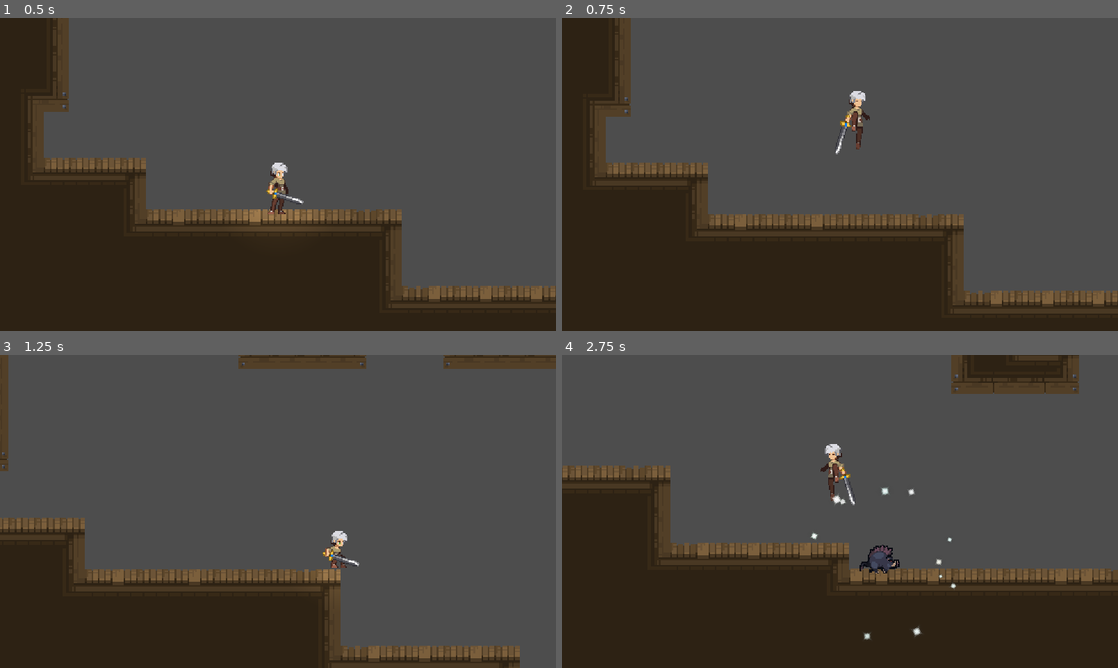
Above: before the commit, frames 1-4 (two rows, left to right).
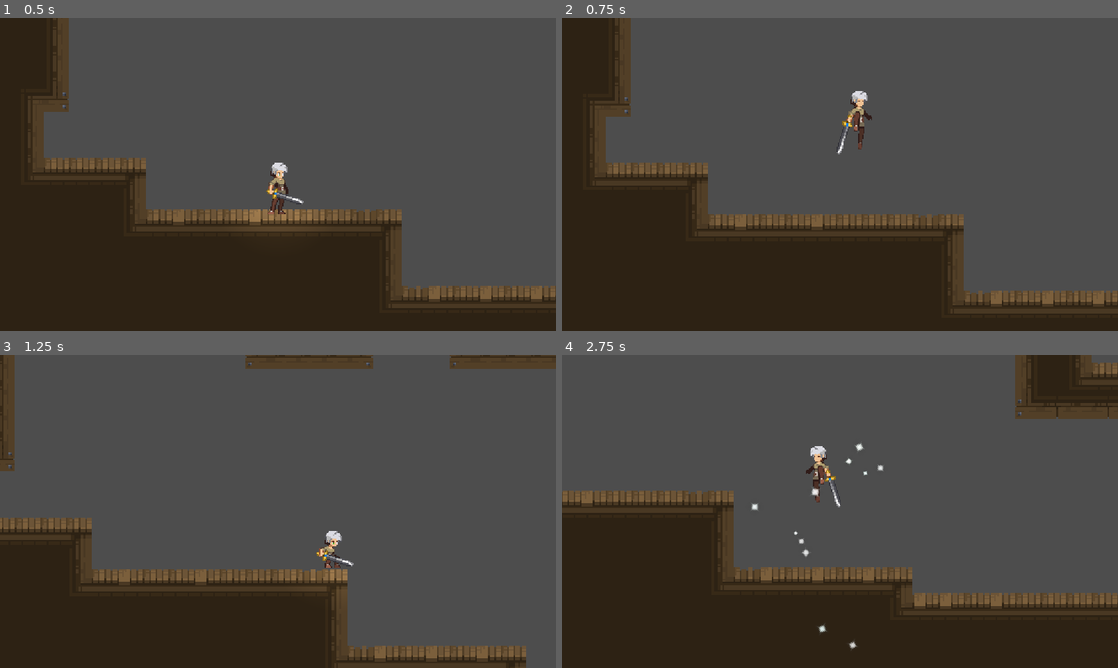
Above: after the commit, the same moments.

Repository: 2003-xawx2/2024
Game: Godot game, scene res://world/main_world.tscn
Two runs of this game, one before a commit and one after it. Both use one fixed random seed, a clock stepped at 60 frames per second and the inputs below.
Inputs (mouse positions are in pixels of both pictures, inside the frame that each line leads up to):
- Up to frame 1 (0.5 s): no input
- Up to frame 2 (0.75 s): tap Enter (ui_accept) at 0.5 s; move the mouse to (962, 158) at 0.52 s; press the mouse at (962, 158) at 0.53 s; hold D (right) from 0.53 s (still down)
- Up to frame 3 (1.25 s): keep holding D (right); tap Enter (ui_accept) at 0.77, 0.8, 1.07 s
- Up to frame 4 (2.75 s): move the mouse to (728, 527) at 1.27 s; release the mouse at (728, 527) at 1.28 s; tap Enter (ui_accept) at 1.35, 1.52, 1.82, 2.3 s; click (728, 527) at 1.55 s; move the mouse to (895, 442) at 2.02 s; release D (right) at 2.03 s; press the mouse at (895, 442) at 2.03 s; hold A (left) from 2.03 s (still down)

Frame 1 is identical in both runs. In frame 2, 0.4% of the frame differs, in the area x 49-56%, y 23-44%; in frame 3, 2.9%; in frame 4, 19%, in the area x 0-100%, y 0-95%.

Commit message:
bug fixed

Diff:
--- a/entity/enemy/pig_enemy/pig_enemy.gd
+++ b/entity/enemy/pig_enemy/pig_enemy.gd
@@ -32,7 +32,7 @@
 
 
 func _on_hit_box_be_hit(direction: Vector2) -> void:
-	state_factory.change_state("hit")
+	state_factory.current_state.change_state("hit")
 	hit.hit_direction = direction
 
 
--- a/entity/enemy/pig_enemy/pig_enemy.tscn
+++ b/entity/enemy/pig_enemy/pig_enemy.tscn
@@ -341,7 +341,7 @@
 [node name="PigEnemy" type="CharacterBody2D"]
 process_physics_priority = 1
 collision_layer = 4
-collision_mask = 7
+collision_mask = 3
 floor_block_on_wall = false
 script = ExtResource("1_4lf47")
 
@@ -399,6 +399,7 @@
 [node name="idle" type="Node" parent="state_machine"]
 script = ExtResource("4_drevy")
 state_name = "idle"
+max_speed = 10.0
 
 [node name="StateChangeTimer" type="Timer" parent="state_machine/idle"]
 wait_time = 8.0
@@ -421,7 +422,7 @@
 script = ExtResource("6_sm4ew")
 state_name = "attack"
 acceleration = 15.0
-max_speed = 220.0
+max_speed = 150.0
 
 [node name="StateChangeTimer" type="Timer" parent="state_machine/attack"]
 wait_time = 5.0
@@ -433,11 +434,12 @@
 
 [node name="hit" type="Node" parent="state_machine" node_paths=PackedStringArray("hit_collision")]
 script = ExtResource("7_58pur")
-all_hit_frames = 5
+all_hit_frames = 7
 hit_acceleration = 300.0
 hit_velocity = 300.0
 hit_collision = NodePath("../../Component/HitBox/CollisionShape2D")
 state_name = "hit"
+max_speed = 150.0
 
 [node name="HitStoptimer" type="Timer" parent="state_machine/hit"]
 wait_time = 0.2
--- a/entity/enemy/pig_enemy/state/attack.gd
+++ b/entity/enemy/pig_enemy/state/attack.gd
@@ -42,7 +42,7 @@
 
 #stage change
 func _on_state_change_timer_timeout() -> void:
-	state_factory.change_state("walk")
+	change_state("walk")
 
 
 func _on_stop_change_move_direction_timer_timeout() -> void:
--- a/entity/enemy/pig_enemy/state/hit.gd
+++ b/entity/enemy/pig_enemy/state/hit.gd
@@ -34,7 +34,7 @@
 		return
 
 	if died:
-		state_factory.change_state("die")
+		change_state("die")
 		return
 	if character.is_on_floor():
-		state_factory.change_state("attack")
+		change_state("attack")
--- a/entity/enemy/pig_enemy/state/idle.gd
+++ b/entity/enemy/pig_enemy/state/idle.gd
@@ -24,8 +24,8 @@
 #state change
 func _process(delta: float) -> void:
 	if detect_player_ray.is_colliding():
-		state_factory.change_state("attack")
+		change_state("attack")
 
 
 func _on_state_change_timer_timeout() -> void:
-	state_factory.change_state("walk")
+	change_state("walk")
--- a/entity/enemy/pig_enemy/state/walk.gd
+++ b/entity/enemy/pig_enemy/state/walk.gd
@@ -37,11 +37,11 @@
 
 	#stage change
 	if detect_player_ray.is_colliding():
-		state_factory.change_state("attack")
+		change_state("attack")
 
 
 func _on_state_change_timer_timeout() -> void:
-	state_factory.change_state("idle")
+	change_state("idle")
 
 
 func _on_stop_change_move_direction_timer_timeout() -> void:
--- a/entity/player/player.gd
+++ b/entity/player/player.gd
@@ -53,14 +53,14 @@
 func _on_hit_box_be_hit(direction: Vector2) -> void:
 	if died:
 		return
-	state_factory.change_state("hit")
+	state_factory.current_state.change_state("hit")
 	hit.hit_direction = direction
 
 
 func _on_health_manager_die() -> void:
 	hit.died = true
 	set_deferred("died",true)
-	print("player dead")
+	print_debug("DEAD!")
 
 
 func get_face_direction()->Vector2:
--- a/entity/player/player.tscn
+++ b/entity/player/player.tscn
@@ -760,7 +760,6 @@
 script = ExtResource("1_1bmcs")
 animation_player = NodePath("../Graphic/AnimationPlayer")
 character = NodePath("..")
-debug = true
 
 [node name="idle" type="Node" parent="state_machine"]
 script = ExtResource("4_n1js4")
@@ -769,11 +768,12 @@
 [node name="walk" type="Node" parent="state_machine"]
 script = ExtResource("5_gshbm")
 acceleration = 7.0
-max_speed = 140.0
+max_speed = 160.0
 
 [node name="attack" type="Node" parent="state_machine"]
 script = ExtResource("6_mobyt")
 state_name = "attack"
+max_speed = 150.0
 
 [node name="AttackTimer" type="Timer" parent="state_machine/attack"]
 wait_time = 0.82
@@ -787,7 +787,7 @@
 script = ExtResource("7_34y71")
 state_name = "fall"
 acceleration = 6.0
-max_speed = 120.0
+max_speed = 150.0
 
 [node name="PreInputJumpTimer" type="Timer" parent="state_machine/fall"]
 wait_time = 0.15
@@ -808,7 +808,7 @@
 jump_velocity_y = -200.0
 state_name = "jump"
 acceleration = 6.0
-max_speed = 120.0
+max_speed = 160.0
 
 [node name="hit" type="Node" parent="state_machine" node_paths=PackedStringArray("hit_collision")]
 script = ExtResource("16_icu2k")
@@ -818,12 +818,13 @@
 hit_collision = NodePath("../../Component/HitBox/CollisionShape2D")
 state_name = "hit"
 acceleration = 1.0
+max_speed = 150.0
 
 [node name="die" type="Node" parent="state_machine" node_paths=PackedStringArray("hit_collision")]
 script = ExtResource("18_en46a")
 hit_collision = NodePath("../../Component/HitBox/CollisionShape2D")
 state_name = "die"
-acceleration = 1.0
+acceleration = 5.0
 max_speed = 100.0
 
 [node name="Component" type="Node2D" parent="."]
--- a/entity/player/player_state/attack.gd
+++ b/entity/player/player_state/attack.gd
@@ -29,15 +29,15 @@
 func _process(delta: float) -> void:
 	super(delta)
 	if if_can_jump and !pre_input_jump_timer.is_stopped():
-		state_factory.change_state("jump")
+		change_state("jump")
 
 	if !attack_timer.is_stopped():
 		return
 
 	if character.get_input_movement()==Vector2.ZERO:
-		state_factory.change_state("idle")
+		change_state("idle")
 	else:
-		state_factory.change_state("walk")
+		change_state("walk")
 
 
 func _input(event: InputEvent) -> void:
--- a/entity/player/player_state/fall.gd
+++ b/entity/player/player_state/fall.gd
@@ -8,6 +8,18 @@
 
 var is_landing:bool = false
 var is_character_on_floor:=false
+
+
+func _ready() -> void:
+	super()
+	await owner.ready
+	animation_player.animation_finished.connect(func(animation:String):
+		if animation != "land" or !is_work:
+			return
+		if character.get_input_movement()==Vector2.ZERO:
+			change_state("idle")
+		else:
+			change_state("walk"))
 
 
 func initialize()->void:
@@ -29,15 +41,6 @@
 func _physics_process(delta: float) -> void:
 	var input_vector = character.get_input_movement()
 	move(delta,input_vector)
-	#state change
-	if is_character_on_floor and !is_landing:
-		is_landing = true
-		animation_player.play("land")
-		await animation_player.animation_finished
-		if character.get_input_movement()==Vector2.ZERO:
-			state_factory.change_state("idle")
-		else:
-			state_factory.change_state("walk")
 
 
 func _process(delta: float) -> void:
@@ -46,14 +49,18 @@
 
 	if !pre_input_jump_timer.is_stopped():
 		if is_character_on_floor:
-			state_factory.change_state("jump")
+			change_state("jump")
 		elif !coyote_timer.is_stopped():
-			state_factory.change_state("jump")
-	if !pre_input_attack_timer.is_stopped():
+			change_state("jump")
+	elif !pre_input_attack_timer.is_stopped():
 		if is_character_on_floor:
-			state_factory.change_state("attack")
-	if fall_detecte_enemy_ray.is_colliding():
-		state_factory.change_state("jump")
+			change_state("attack")
+	elif fall_detecte_enemy_ray.is_colliding():
+		change_state("jump")
+	elif is_character_on_floor and !is_landing:
+		is_landing = true
+		animation_player.play("land")
+
 
 
 func _input(event: InputEvent) -> void:
--- a/entity/player/player_state/hit.gd
+++ b/entity/player/player_state/hit.gd
@@ -22,16 +22,16 @@
 	if animation_player.is_playing():
 		return
 
+	print_debug(died)
 	if died:
-		state_factory.change_state("die")
-		return
+		change_state("die")
 	elif character.get_input_movement() != Vector2.ZERO:
-		state_factory.change_state("walk")
+		change_state("walk")
 	elif !character.is_on_floor():
-		state_factory.change_state("fall")
+		change_state("fall")
 	elif Input.is_action_just_pressed("ui_accept"):
-		state_factory.change_state("jump")
+		change_state("jump")
 	elif character.is_attack_input():
-		state_factory.change_state("attack")
+		change_state("attack")
 	else:
-		state_factory.change_state("idle")
+		change_state("idle")
--- a/entity/player/player_state/idle.gd
+++ b/entity/player/player_state/idle.gd
@@ -1,4 +1,6 @@
 extends basic_idle
+
+@onready var detect_wall_ray: RayCast2D = $"../../Graphic/DetectWallRay"
 
 
 func initialize()->void:
@@ -12,11 +14,12 @@
 func _process(delta: float) -> void:
 	super(delta)
 	#state change
-	if character.get_input_movement() != Vector2.ZERO:
-		state_factory.change_state("walk")
+	var move_direction = character.get_input_movement()
+	if  move_direction!= Vector2.ZERO and !(detect_wall_ray.is_colliding() and (character.get_face_direction()*move_direction).x>0):
+		change_state("walk")
 	elif !character.is_on_floor():
-		state_factory.change_state("fall")
+		change_state("fall")
 	elif Input.is_action_just_pressed("ui_accept"):
-		state_factory.change_state("jump")
+		change_state("jump")
 	elif character.is_attack_input():
-		state_factory.change_state("attack")
+		change_state("attack")
--- a/entity/player/player_state/jump.gd
+++ b/entity/player/player_state/jump.gd
@@ -10,8 +10,8 @@
 
 func initialize()->void:
 	super()
+	temp_jump_frames = jump_frames
 	animation_player.play("jump")
-	temp_jump_frames = jump_frames
 
 
 func quit()->void:
@@ -36,8 +36,7 @@
 	super(delta)
 	#state change
 	if character.velocity.y>=-1 and state_time>.05:
-		state_factory.change_state("fall")
-
+		change_state("fall")
 
 
 func jump(delta)->void:
--- a/entity/player/player_state/walk.gd
+++ b/entity/player/player_state/walk.gd
@@ -21,11 +21,11 @@
 
 	#state change
 	if !character.is_on_floor():
-		state_factory.change_state("fall")
+		change_state("fall")
 	elif Input.is_action_just_pressed("ui_accept"):
-		state_factory.change_state("jump")
+		change_state("jump")
 	elif character.is_attack_input():
-		state_factory.change_state("attack")
+		change_state("attack")
 	elif move_direction == Vector2.ZERO or\
 	 detect_wall_ray.is_colliding() and (character.get_face_direction()*move_direction).x>0:
-		state_factory.change_state("idle")
+		change_state("idle")
--- a/misc/custom_component/state_machine/basic_die.gd
+++ b/misc/custom_component/state_machine/basic_die.gd
@@ -10,6 +10,7 @@
 
 func initialize()->void:
 	super()
+	print_debug("initialize DEAD!")
 	hit_collision.disabled = true
 	set_process(true)
 	set_physics_process(true)
--- a/misc/custom_component/state_machine/basic_idle.gd
+++ b/misc/custom_component/state_machine/basic_idle.gd
@@ -15,4 +15,6 @@
 	stand(delta)
 
 
+
+
 #handle input
--- a/misc/custom_component/state_machine/basic_state.gd
+++ b/misc/custom_component/state_machine/basic_state.gd
@@ -5,6 +5,7 @@
 @export var acceleration:float = 10
 @export var max_speed:float = 200
 
+var is_work:=false
 var animation_player:AnimationPlayer
 var state_factory:state_machine
 var character:CharacterBody2D
@@ -24,11 +25,16 @@
 
 
 func initialize()->void:
+	is_work = true
 	state_time = 0
+	set_process(true)
+	set_physics_process(true)
 
 
 func quit()->void:
-	pass
+	is_work = false
+	set_process(false)
+	set_physics_process(false)
 
 
 func stand(delta:float,gravity:float = default_gravity)->void:
@@ -42,6 +48,7 @@
 
 
 func move(delta:float,direction:Vector2,gravity:float = default_gravity)->void:
+
 	var velocity :Vector2 = character.get_real_velocity()
 
 	velocity.y += gravity * delta/4
@@ -53,3 +60,10 @@
 
 func _process(delta: float) -> void:
 	state_time += delta
+
+
+func change_state(state:String):
+	quit()
+	print(name+"->"+state)
+	state_factory.change_state(state)
+	process_mode = Node.PROCESS_MODE_DISABLED
--- a/misc/custom_component/state_machine/state_machine.gd
+++ b/misc/custom_component/state_machine/state_machine.gd
@@ -47,11 +47,8 @@
 	var new_state:=get_state(state_name)
 	if current_state == new_state:
 		return
-	if debug:
-		print(character.name+" "+ state_name)
-	if current_state != null:
-		current_state.quit()
-		current_state.process_mode = Node.PROCESS_MODE_DISABLED
+	if debug and current_state != null:
+		print(character.name+" "+ current_state.name +"->"+state_name)
 	current_state = new_state
 	current_state.process_mode = Node.PROCESS_MODE_ALWAYS
 	current_state.initialize()
--- a/world/main_world.tscn
+++ b/world/main_world.tscn
@@ -1238,21 +1238,23 @@
 format = 2
 layer_0/tile_data = PackedInt32Array(1638406, 262144, 4, 1572870, 327680, 1, 1507334, 262144, 3, 1441798, 262144, 3, 13 …(33590 unchanged characters)…
 
-[node name="PigEnemy" parent="." instance=ExtResource("4_h15ic")]
-position = Vector2(709, 971)
+[node name="Player&Enemy" type="Node2D" parent="."]
 
-[node name="PigEnemy2" parent="." instance=ExtResource("4_h15ic")]
-position = Vector2(1087, 989)
-
-[node name="PigEnemy3" parent="." instance=ExtResource("4_h15ic")]
-position = Vector2(1547, 926)
-
-[node name="PigEnemy4" parent="." instance=ExtResource("4_h15ic")]
-position = Vector2(1044, 658)
-
-[node name="Player" parent="." instance=ExtResource("2_tn4p0")]
+[node name="Player" parent="Player&Enemy" instance=ExtResource("2_tn4p0")]
 position = Vector2(292, 900)
 
-[node name="PlayerCamera" parent="Player" node_paths=PackedStringArray("map") instance=ExtResource("3_0nxrr")]
+[node name="PlayerCamera" parent="Player&Enemy/Player" node_paths=PackedStringArray("map") instance=ExtResource("3_0nxrr")]
 position = Vector2(0, -25)
-map = NodePath("../../TileMap")
+map = NodePath("../../../TileMap")
+
+[node name="PigEnemy" parent="Player&Enemy" instance=ExtResource("4_h15ic")]
+position = Vector2(838, 980)
+
+[node name="PigEnemy2" parent="Player&Enemy" instance=ExtResource("4_h15ic")]
+position = Vector2(1248, 971)
+
+[node name="PigEnemy3" parent="Player&Enemy" instance=ExtResource("4_h15ic")]
+position = Vector2(1587, 894)
+
+[node name="PigEnemy4" parent="Player&Enemy" instance=ExtResource("4_h15ic")]
+position = Vector2(405, 499)
